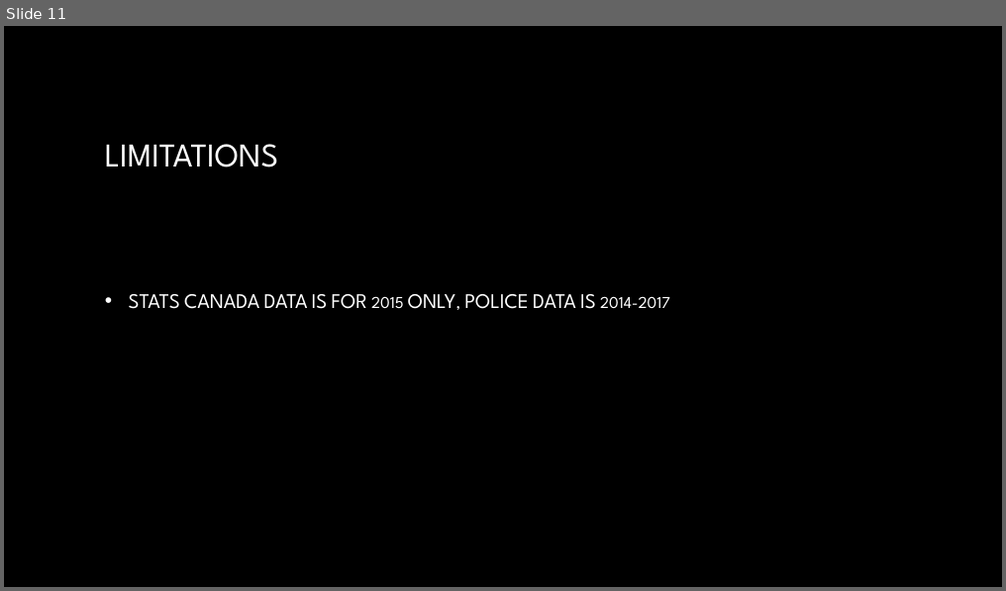
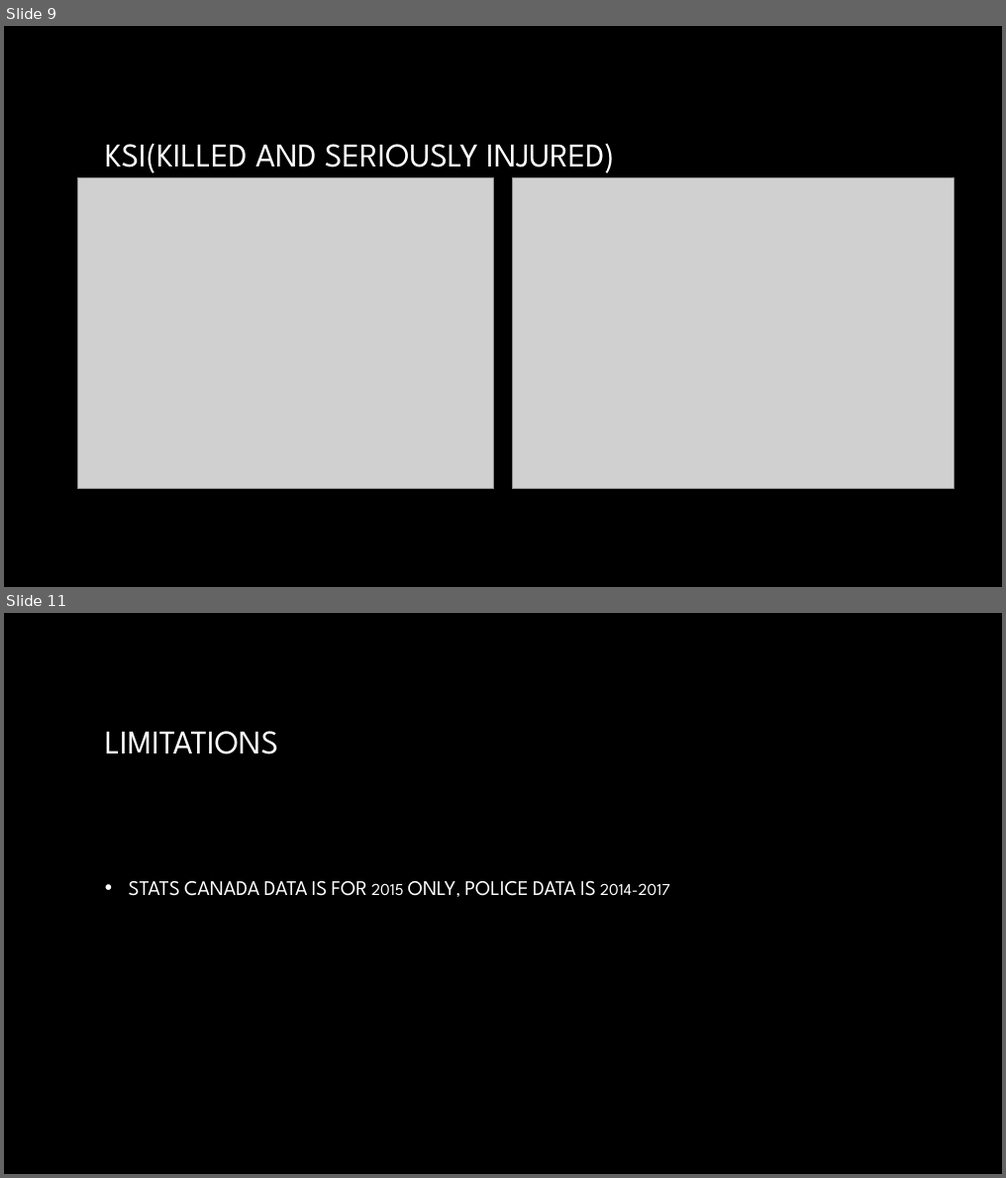
Before and after one commit to daliadahleh/toronto-crime-analysis, a slide deck: final/crimes-presentation.pptx. Shown one above the other, each under a label of ours: slide 11 before the commit, slides 9 and 11 after it; the slides between them are not shown. The pictures are 1006x591 and 1006x1178 pixels, drawn with LibreOffice and Linux fonts; fonts in the diff are those of the drawing; grey boxes stand for pictures; background and template pictures are left out. Boxes give left, top, right and bottom in pixels: in the first picture for what was removed or moved away, otherwise in the second. Text is boxed around its words. In the diff, an @@ line names an element or a change of style, - is before the commit and + after.

```diff
--- a/final/crimes-presentation.pptx
+++ b/final/crimes-presentation.pptx
@@ slide 9 added at (4, 26, 1002, 587), background picture (left out) @@
@@ title added at (105, 143, 614, 174), 32 pt, text gradient #FFFFFF to #A6A6A6 @@
+KSI(KILLED AND SERIOUSLY INJURED)
@@ picture added at (77, 177, 494, 488) @@
@@ picture added at (512, 177, 954, 488) @@
```
Also in this commit, not shown: 1 slide changed, 1 other slide added, 2 slides removed.
